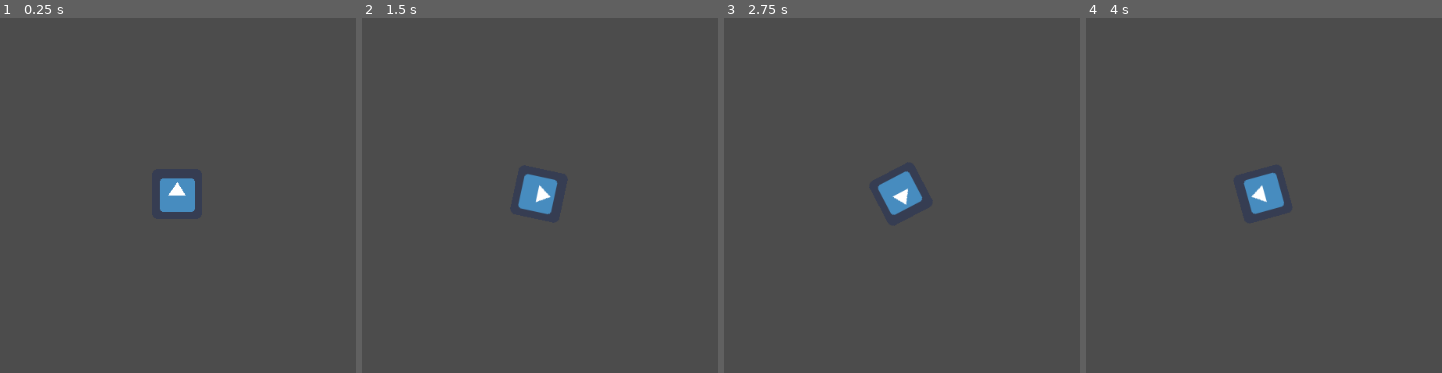
Above: before the commit, frames 1-4 (left to right).
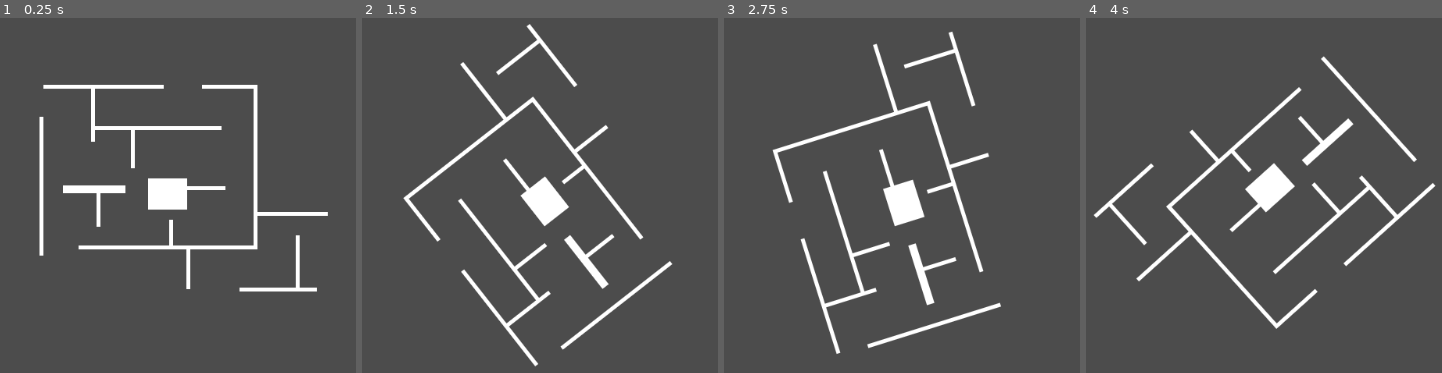
Above: after the commit, the same moments.

Repository: dante-ventura/scorespace-jam-game
Game: Godot game, scene res://GameScene.tscn
Two runs of this game, one before a commit and one after it. Both use one fixed random seed, a clock stepped at 60 frames per second and the inputs below. The engine's default icon, where the game draws it, is replaced by a stand-in: a white triangle on a blue panel in a dark square.
Inputs:
- Up to frame 1 (0.25 s): no input
- Up to frame 2 (1.5 s): tap Enter at 0.5 s; hold Right (gameplay_rotate_right) 0.53-1.28 s; hold Left (gameplay_rotate_left) from 1.28 s (still down)
- Up to frame 3 (2.75 s): release Left (gameplay_rotate_left) at 2.03 s; hold Right (gameplay_rotate_right) from 2.03 s (still down)
- Up to frame 4 (4 s): release Right (gameplay_rotate_right) at 3.53 s; hold Left (gameplay_rotate_left) from 3.53 s (still down)

The runs differ from the first frame. In frame 1, 5.9% of the frame differs, in the area x 10-93%, y 18-78%; in frame 2, 6.2%; in frame 3, 6.2%, in the area x 13-78%, y 3-95%; in frame 4, 6.2%.

Commit message:
add prototype maze with collisions for reference

Diff:
--- a/GameScene.tscn
+++ b/GameScene.tscn
@@ -1,7 +1,7 @@
 [gd_scene load_steps=2 format=2]
 
-[ext_resource path="res://Maze.tscn" type="PackedScene" id=1]
+[ext_resource path="res://MazePrototype.tscn" type="PackedScene" id=1]
 
 [node name="GameScene" type="Node2D"]
 
-[node name="Maze" parent="." instance=ExtResource( 1 )]
+[node name="MazePrototype" parent="." instance=ExtResource( 1 )]
--- a/Maze.tscn
+++ /dev/null
@@ -1,18 +0,0 @@
-[gd_scene load_steps=4 format=2]
-
-[ext_resource path="res://icon.png" type="Texture" id=1]
-[ext_resource path="res://Maze.gd" type="Script" id=2]
-
-[sub_resource type="RectangleShape2D" id=1]
-
-[node name="Maze" type="Node2D"]
-position = Vector2( 512, 300 )
-script = ExtResource( 2 )
-
-[node name="MazeSegment" type="KinematicBody2D" parent="."]
-
-[node name="Sprite" type="Sprite" parent="MazeSegment"]
-texture = ExtResource( 1 )
-
-[node name="CollisionShape2D" type="CollisionShape2D" parent="MazeSegment"]
-shape = SubResource( 1 )
--- a/Maze.gd
+++ b/MazeBase.gd
@@ -1,25 +1,22 @@
 extends Node2D
 
+export var rotation_speed = 0.005
+export var max_rotation_speed = 0.05
 var rotation_rad = 0
 
 # Called when the node enters the scene tree for the first time.
 func _ready():
 	pass # Replace with function body.
 
-
-# Called every frame. 'delta' is the elapsed time since the previous frame.
-#func _process(delta):
-#	pass
-
 func get_input():
 	if (!Input.is_action_pressed("gameplay_rotate_right") and
 		!Input.is_action_pressed("gameplay_rotate_left")):
-		rotation_rad = move_toward(rotation_rad, 0, 0.008)
+		rotation_rad = move_toward(rotation_rad, 0, rotation_speed)
 
 	if Input.is_action_pressed("gameplay_rotate_right"):
-		rotation_rad = max(rotation_rad-0.008, -0.1)
+		rotation_rad = max(rotation_rad-rotation_speed, -max_rotation_speed)
 	if Input.is_action_pressed("gameplay_rotate_left"):
-		rotation_rad = min(rotation_rad+0.008, 0.1)
+		rotation_rad = min(rotation_rad+rotation_speed, max_rotation_speed)
 
 func _physics_process(delta):
 	get_input()
--- /dev/null
+++ b/MazeBase.tscn
@@ -0,0 +1,7 @@
+[gd_scene load_steps=2 format=2]
+
+[ext_resource path="res://MazeBase.gd" type="Script" id=2]
+
+[node name="MazeBase" type="Node2D"]
+position = Vector2( 512, 300 )
+script = ExtResource( 2 )
--- /dev/null
+++ b/MazePrototype.tscn
@@ -0,0 +1,130 @@
+[gd_scene load_steps=20 format=2]
+
+[ext_resource path="res://MazeBase.tscn" type="PackedScene" id=1]
+[ext_resource path="res://assets/prototype_maze.png" type="Texture" id=2]
+
+[sub_resource type="RectangleShape2D" id=1]
+extents = Vector2( 2.5, 89.5 )
+
+[sub_resource type="RectangleShape2D" id=2]
+extents = Vector2( 40, 5 )
+
+[sub_resource type="RectangleShape2D" id=3]
+extents = Vector2( 2.5, 21.5 )
+
+[sub_resource type="RectangleShape2D" id=4]
+extents = Vector2( 25, 20 )
+
+[sub_resource type="RectangleShape2D" id=5]
+extents = Vector2( 24.5, 2.5 )
+
+[sub_resource type="RectangleShape2D" id=6]
+extents = Vector2( 114.5, 2.5 )
+
+[sub_resource type="RectangleShape2D" id=7]
+extents = Vector2( 2.5, 16.5 )
+
+[sub_resource type="RectangleShape2D" id=8]
+extents = Vector2( 2.5, 25.5 )
+
+[sub_resource type="RectangleShape2D" id=9]
+extents = Vector2( 49.5, 2.5 )
+
+[sub_resource type="RectangleShape2D" id=10]
+extents = Vector2( 2.5, 33.5 )
+
+[sub_resource type="RectangleShape2D" id=11]
+extents = Vector2( 2.5, 103.5 )
+
+[sub_resource type="RectangleShape2D" id=12]
+extents = Vector2( 45, 2.5 )
+
+[sub_resource type="RectangleShape2D" id=13]
+extents = Vector2( 77.5, 2.5 )
+
+[sub_resource type="RectangleShape2D" id=14]
+extents = Vector2( 2.5, 34 )
+
+[sub_resource type="RectangleShape2D" id=15]
+extents = Vector2( 81.5, 2.5 )
+
+[sub_resource type="RectangleShape2D" id=16]
+extents = Vector2( 2.5, 24.5 )
+
+[sub_resource type="RectangleShape2D" id=17]
+extents = Vector2( 33.5, 2.5 )
+
+[node name="MazePrototype" instance=ExtResource( 1 )]
+
+[node name="MazeBody" type="KinematicBody2D" parent="." index="0"]
+
+[node name="Sprite" type="Sprite" parent="MazeBody" index="0"]
+texture = ExtResource( 2 )
+
+[node name="CollisionShape2D" type="CollisionShape2D" parent="MazeBody" index="1"]
+position = Vector2( -173.5, -9.5 )
+shape = SubResource( 1 )
+
+[node name="CollisionShape2D2" type="CollisionShape2D" parent="MazeBody" index="2"]
+position = Vector2( -106, -6 )
+shape = SubResource( 2 )
+
+[node name="CollisionShape2D3" type="CollisionShape2D" parent="MazeBody" index="3"]
+position = Vector2( -100.5, 20.5 )
+shape = SubResource( 3 )
+
+[node name="CollisionShape2D4" type="CollisionShape2D" parent="MazeBody" index="4"]
+position = Vector2( -12, 0 )
+shape = SubResource( 4 )
+
+[node name="CollisionShape2D5" type="CollisionShape2D" parent="MazeBody" index="5"]
+position = Vector2( 37.5, -7.5 )
+shape = SubResource( 5 )
+
+[node name="CollisionShape2D6" type="CollisionShape2D" parent="MazeBody" index="6"]
+position = Vector2( -11.5, 68.5 )
+shape = SubResource( 6 )
+
+[node name="CollisionShape2D7" type="CollisionShape2D" parent="MazeBody" index="7"]
+position = Vector2( -7.5, 49.5 )
+shape = SubResource( 7 )
+
+[node name="CollisionShape2D8" type="CollisionShape2D" parent="MazeBody" index="8"]
+position = Vector2( 14.5, 96.5 )
+shape = SubResource( 8 )
+
+[node name="CollisionShape2D9" type="CollisionShape2D" parent="MazeBody" index="9"]
+position = Vector2( 129.5, 122.5 )
+shape = SubResource( 9 )
+
+[node name="CollisionShape2D10" type="CollisionShape2D" parent="MazeBody" index="10"]
+position = Vector2( 154.5, 86.5 )
+shape = SubResource( 10 )
+
+[node name="CollisionShape2D11" type="CollisionShape2D" parent="MazeBody" index="11"]
+position = Vector2( 100.5, -37.5 )
+shape = SubResource( 11 )
+
+[node name="CollisionShape2D12" type="CollisionShape2D" parent="MazeBody" index="12"]
+position = Vector2( 148, 25.5 )
+shape = SubResource( 12 )
+
+[node name="CollisionShape2D13" type="CollisionShape2D" parent="MazeBody" index="13"]
+position = Vector2( -93.5, -137.5 )
+shape = SubResource( 13 )
+
+[node name="CollisionShape2D14" type="CollisionShape2D" parent="MazeBody" index="14"]
+position = Vector2( -107.5, -101 )
+shape = SubResource( 14 )
+
+[node name="CollisionShape2D15" type="CollisionShape2D" parent="MazeBody" index="15"]
+position = Vector2( -23.5, -84.5 )
+shape = SubResource( 15 )
+
+[node name="CollisionShape2D16" type="CollisionShape2D" parent="MazeBody" index="16"]
+position = Vector2( -56.5, -57.5 )
+shape = SubResource( 16 )
+
+[node name="CollisionShape2D17" type="CollisionShape2D" parent="MazeBody" index="17"]
+position = Vector2( 65.5, -137.5 )
+shape = SubResource( 17 )
Binary file added: assets/prototype_maze.png
Not shown, added: assets/prototype_maze.png.import
